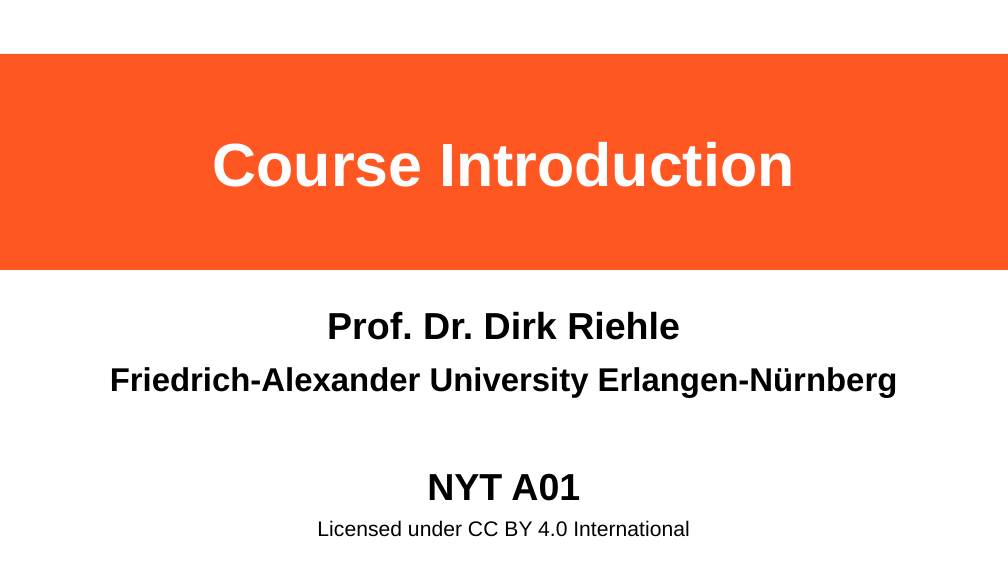
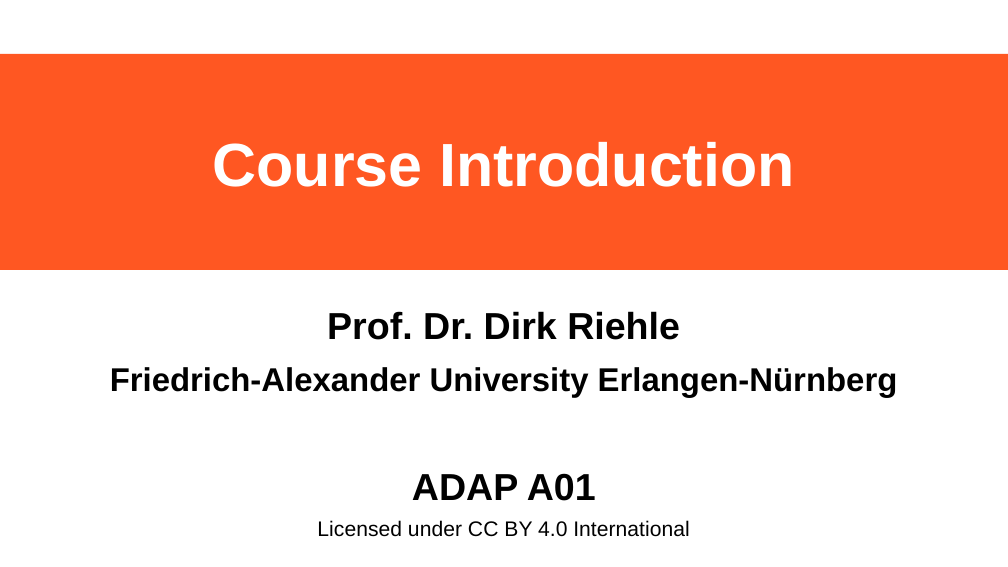
Before and after one commit to dirkriehle/adap-course, a slide deck: slide 1 of Lecture Slides/ADAP A01 - Course Introduction.odp. Drawn at 1008x567 pixels with LibreOffice and Linux fonts; fonts in the diff are those of the drawing. Boxes give left, top, right and bottom in pixels: in the first picture for what was removed or moved away, otherwise in the second. Text is boxed around its words. In the diff, an @@ line names an element or a change of style, - is before the commit and + after.

```diff
--- a/Lecture Slides/ADAP A01 - Course Introduction.odp
+++ b/Lecture Slides/ADAP A01 - Course Introduction.odp
@@ subtitle at bbox=[412, 473, 596, 501]: text changed @@
-NYT A01
+ADAP A01
```
Also in this commit, not shown: 15 other files.
